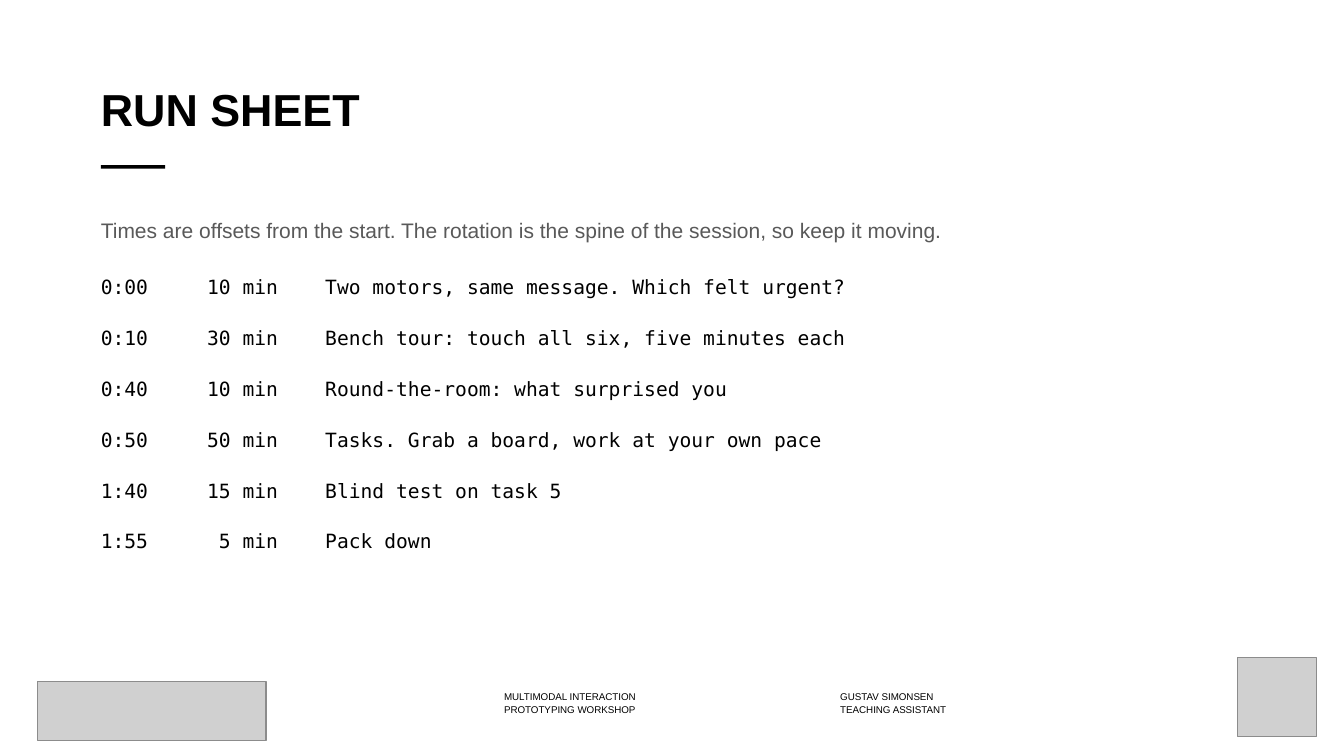
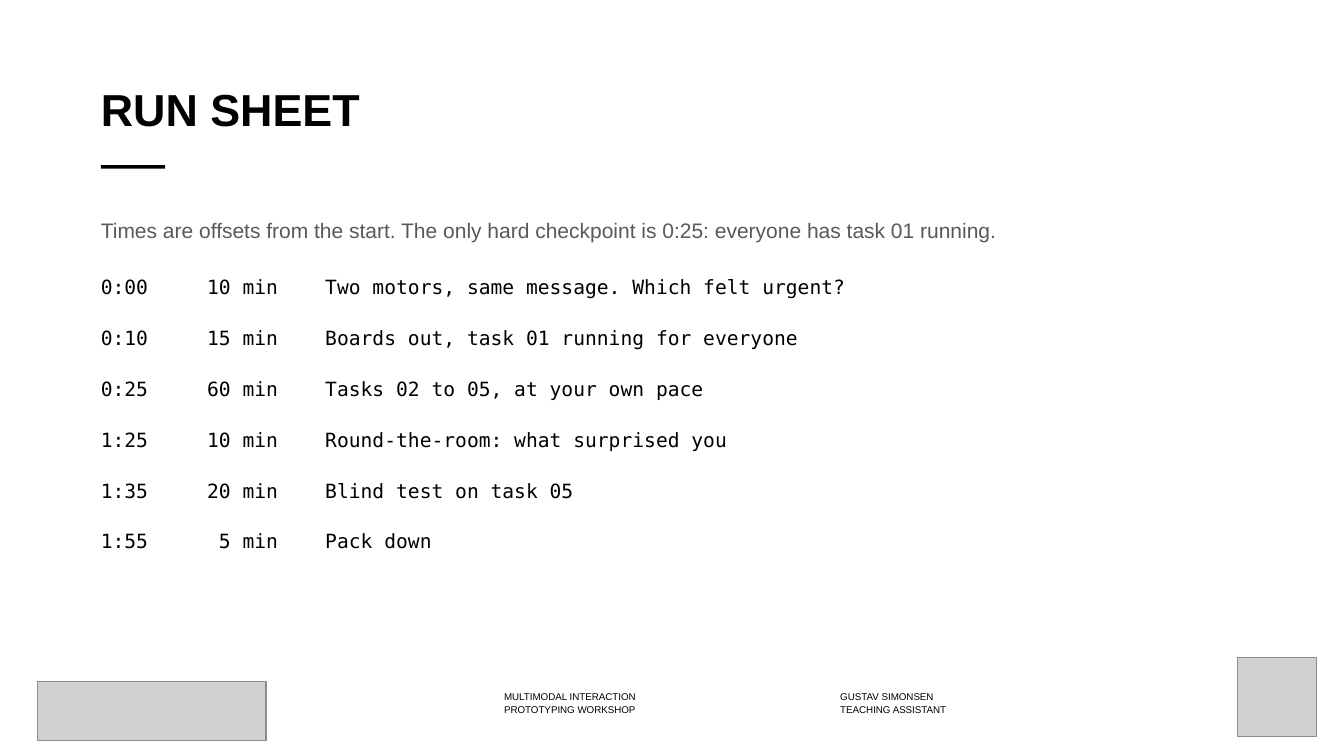
Before and after one commit to labtools-au/multimodal-actuator-workshop, a slide deck: slide 4 of docs/multimodal-actuator-workshop.pptx. Drawn at 1344x756 pixels with LibreOffice and Linux fonts; fonts in the diff are those of the drawing; grey boxes stand for pictures; background and template pictures are left out. Boxes give left, top, right and bottom in pixels: in the first picture for what was removed or moved away, otherwise in the second. Text is boxed around its words. In the diff, an @@ line names an element or a change of style, - is before the commit and + after.

```diff
--- a/docs/multimodal-actuator-workshop.pptx
+++ b/docs/multimodal-actuator-workshop.pptx
@@ text at box(101, 223, 996, 242): text changed @@
-Times are offsets from the start. The rotation is the spine of the session, so keep it moving.
+Times are offsets from the start. The only hard checkpoint is 0:25: everyone has task 01 running.
@@ text at box(101, 330, 798, 499): text changed @@
-0:10 30 min Bench tour: touch all six, five minutes each
-0:40 10 min Round-the-room: what surprised you
-0:50 50 min Tasks. Grab a board, work at your own pace
-1:40 15 min Blind test on task 5
+0:10 15 min Boards out, task 01 running for everyone
+0:25 60 min Tasks 02 to 05, at your own pace
+1:25 10 min Round-the-room: what surprised you
+1:35 20 min Blind test on task 05
```
Also in this commit, not shown: 9 other slides changed, 1 slide added, 8 slides removed, 6 other files.
